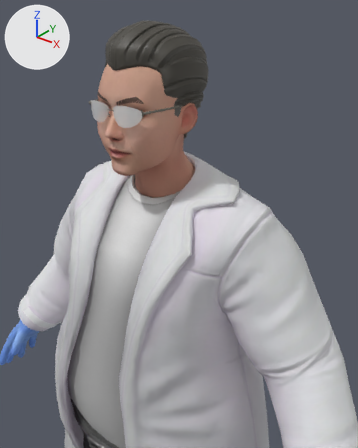
Renders of the glTF model public/glb/MaleDoctor2.glb from each side of a commit.
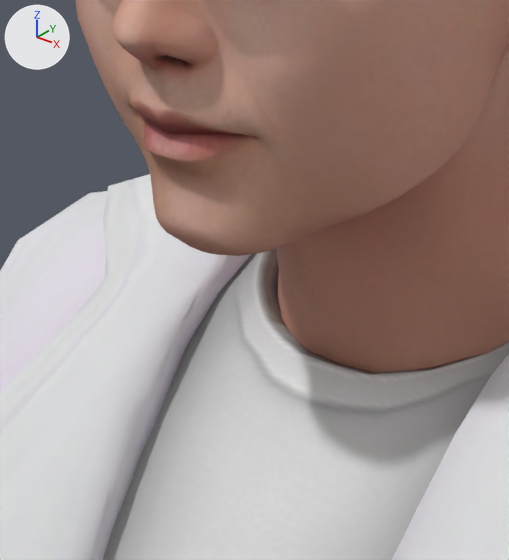
There are two pictures of each version: one from a 50 mm lens placed at (0.611, -0.705, 1.919), pointed at (0.111, -0.079, 1.531), one close up on the part from 23% to 50% of the width and 29% to 52% of the height. Every picture has the same lights, and +X, +Y and +Z are marked at upper left. The older version's two pictures come first. Vertices at exactly the same position are counted once.

Names of what the first close-up shows: 'Wolf3D_Head', 'Wolf3D_Outfit_Top'.
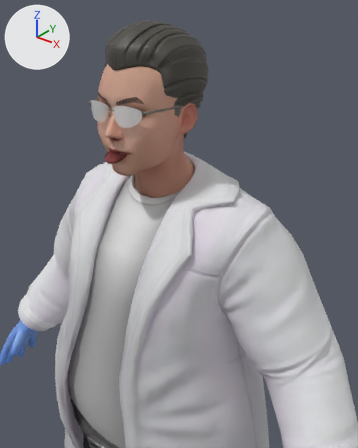
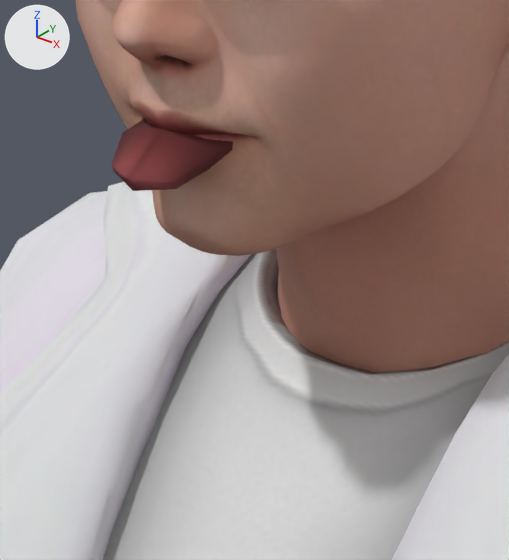
The newer file adds a shape key; the second version is drawn at full value of the shape key 'tongueOut' of 'Wolf3D_Teeth', and the change is written as the vertex moves it makes.

Where the change shows, as pixel boxes (x1, y1, x2, y2) in the close-ups (509 x 560 px):
'Wolf3D_Teeth', reshaped (not visible before): after (112, 118, 233, 191)

The change, as a diff of the scene's bpy script:
```diff
--- a/public/glb/MaleDoctor2.glb.py
+++ b/public/glb/MaleDoctor2.glb.py
@@ me_wolf3d_teeth @@
 # used by ob_wolf3d_teeth; location = (0.0, 0.0, 0.0)
-me_wolf3d_teeth.from_pydata(...)  # 77 vertices, 100 faces; spans x -0.0283..0.0283, y -0.118..-0.0502, z 1.636..1.6729
+me_wolf3d_teeth.from_pydata(...)  # 77 vertices, 100 faces; spans x -0.0283..0.0283, y -0.1391..-0.0746, z 1.636..1.6729
+# me_wolf3d_teeth part 1: 17 of 77 vertices moved; they spanned x -0.0206..0.0206, y -0.1018..-0.0502, z 1.6486..1.661 and now span x -0.0206..0.0206, y -0.1391..-0.0831, z 1.6362..1.6606; mean shift (0.0, -0.0373, -0.0065); largest move (0.0, -0.0799, 1.6593) -> (0.0, -0.1229, 1.6536)
 me_wolf3d_teeth.materials.append(mat_wolf3d_teeth)
```
